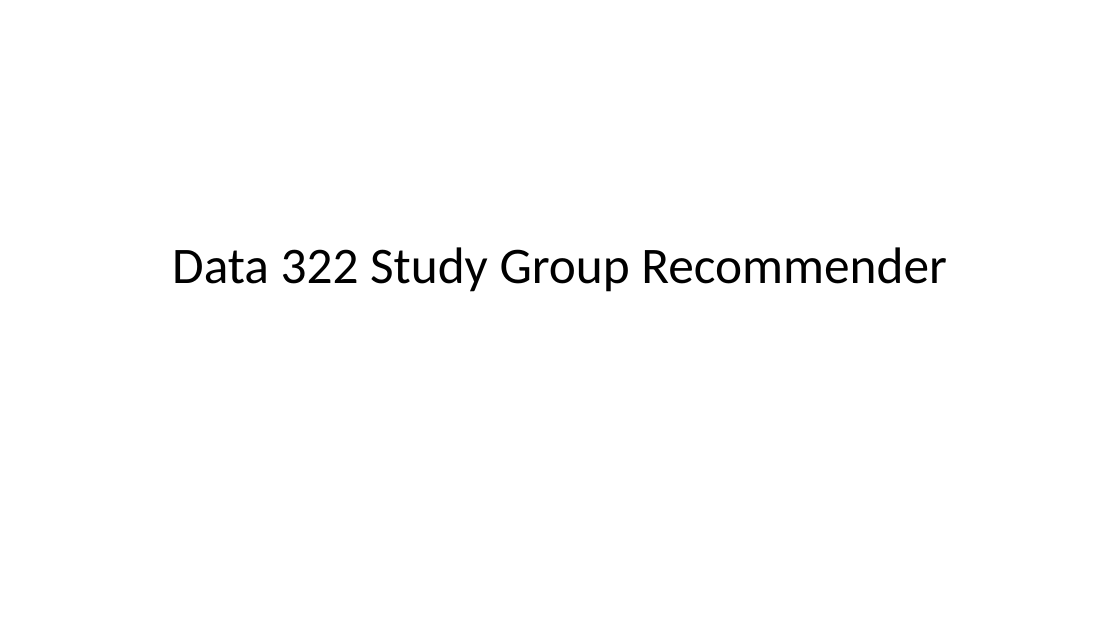
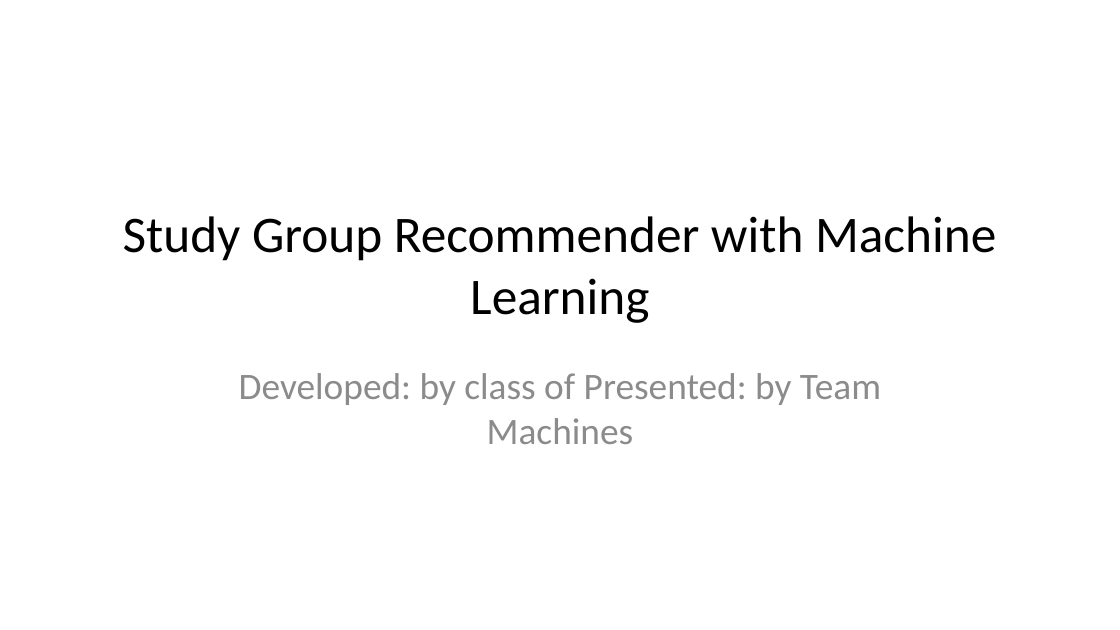
Before and after one commit to deancallahan25/Data322MiniProject, a slide deck: slide 1 of presentation.pptx. Drawn at 1120x630 pixels with LibreOffice and Linux fonts; fonts in the diff are those of the drawing. Boxes give left, top, right and bottom in pixels: in the first picture for what was removed or moved away, otherwise in the second. Text is boxed around its words. In the diff, an @@ line names an element or a change of style, - is before the commit and + after.

Commit message:
creating basic slide outline

```diff
--- a/presentation.pptx
+++ b/presentation.pptx
@@ title at [123,216,996,323]: text changed @@
-Data 322 Study Group Recommender
+Study Group Recommender with Machine Learning
@@ subtitle added at [239,373,881,444], 24 pt, text #8C8C8C @@
+Developed: by class of Presented: by Team Machines
```
Also in this commit, not shown: 1 other file.
